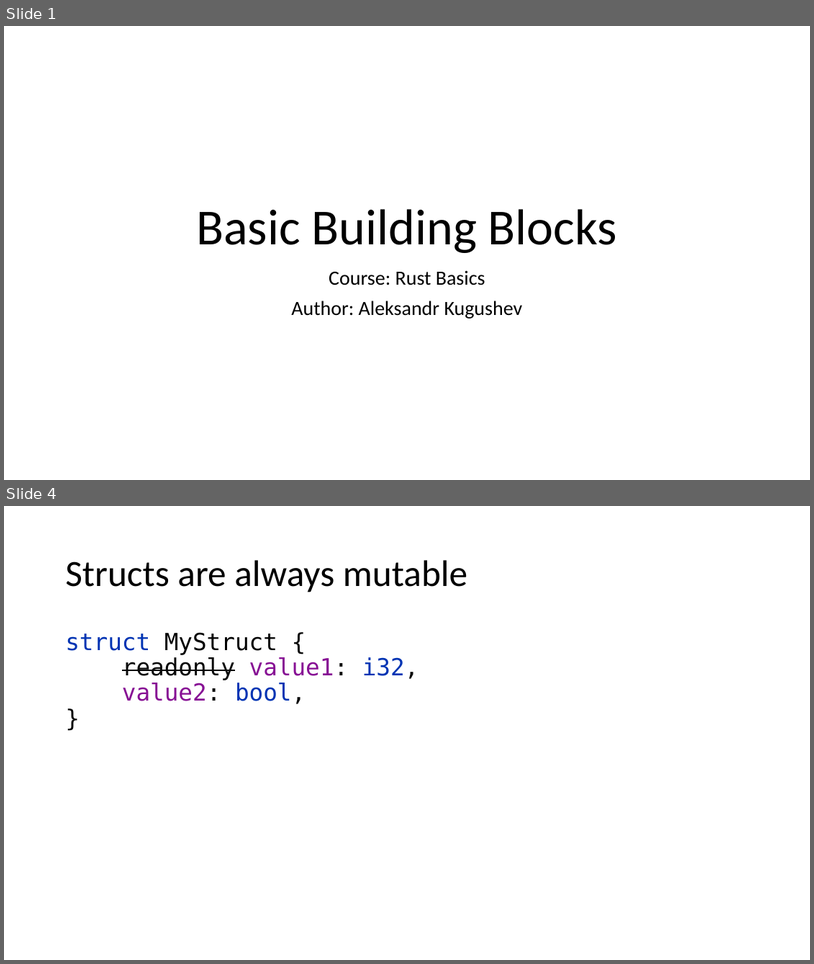
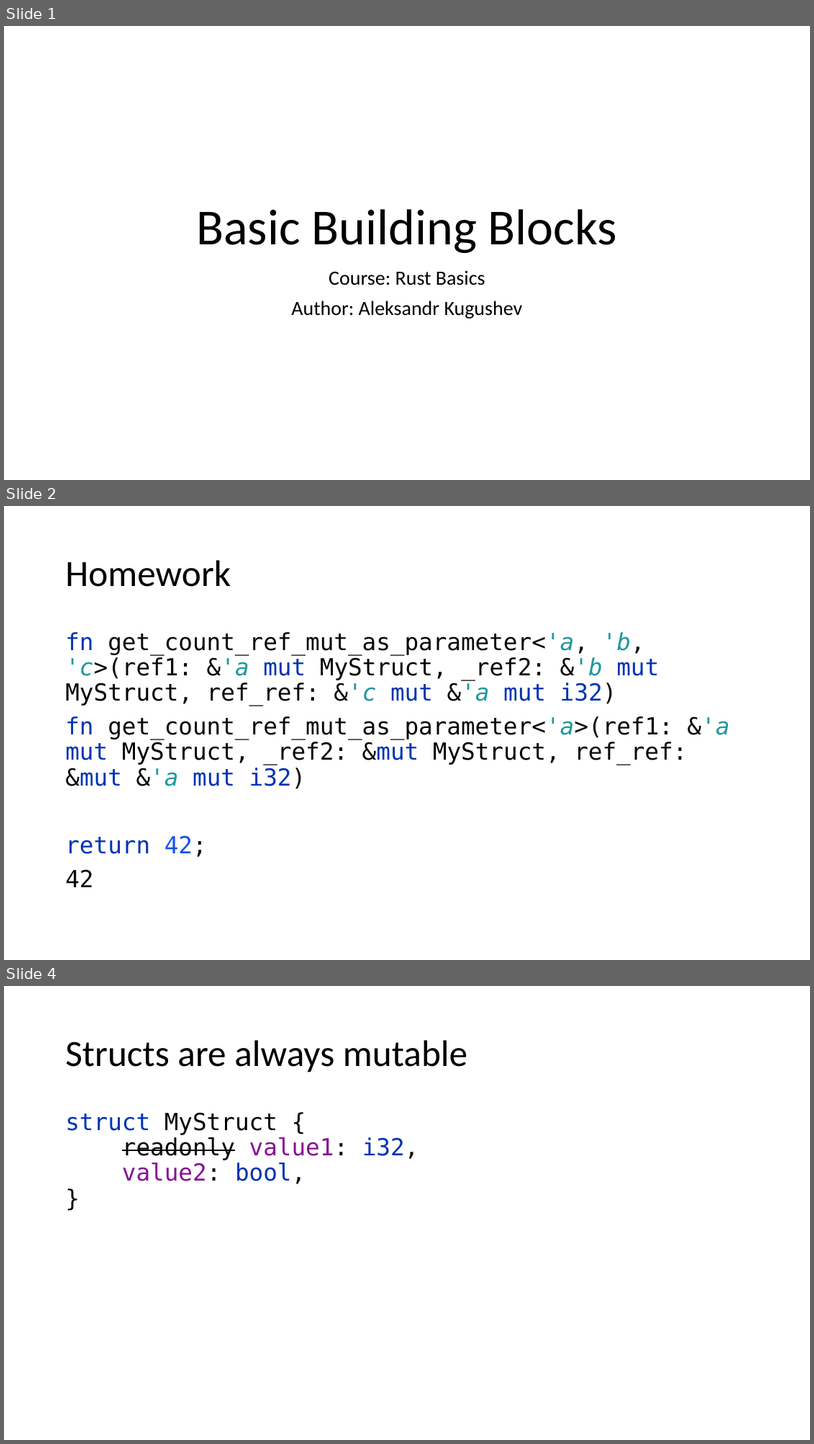
Before and after one commit to kugushev/course-rust-basics, a slide deck: src/04-BuildingBlocks/04-BuildingBlocks.pptx. Shown one above the other, each under a label of ours: slides 1 and 4 before the commit, slides 1, 2 and 4 after it; the slides between them are not shown. The pictures are 814x964 and 814x1444 pixels, drawn with LibreOffice and Linux fonts; fonts in the diff are those of the drawing. Boxes give left, top, right and bottom in pixels: in the first picture for what was removed or moved away, otherwise in the second. Text is boxed around its words. In the diff, an @@ line names an element or a change of style, - is before the commit and + after.

```diff
--- a/src/04-BuildingBlocks/04-BuildingBlocks.pptx
+++ b/src/04-BuildingBlocks/04-BuildingBlocks.pptx
@@ slide 2 added at <box>4,506,810,960</box>, background #FFFFFF @@
@@ title added at <box>65,560,231,587</box>, 44 pt, text #000000 @@
+Homework
@@ text added at <box>65,632,730,887</box>, 28 pt, text #080808 @@
+fn get_count_ref_mut_as_parameter<'a, 'b, 'c>(ref1: &'a mut MyStruct, _ref2: &'b mut MyStruct, ref_ref: &'c mut &'a mut i32)
+fn get_count_ref_mut_as_parameter<'a>(ref1: &'a mut MyStruct, _ref2: &mut MyStruct, ref_ref: &mut &'a mut i32)
+return 42;
+42
```
Also in this commit, not shown: 1 slide removed, 1 other file.
